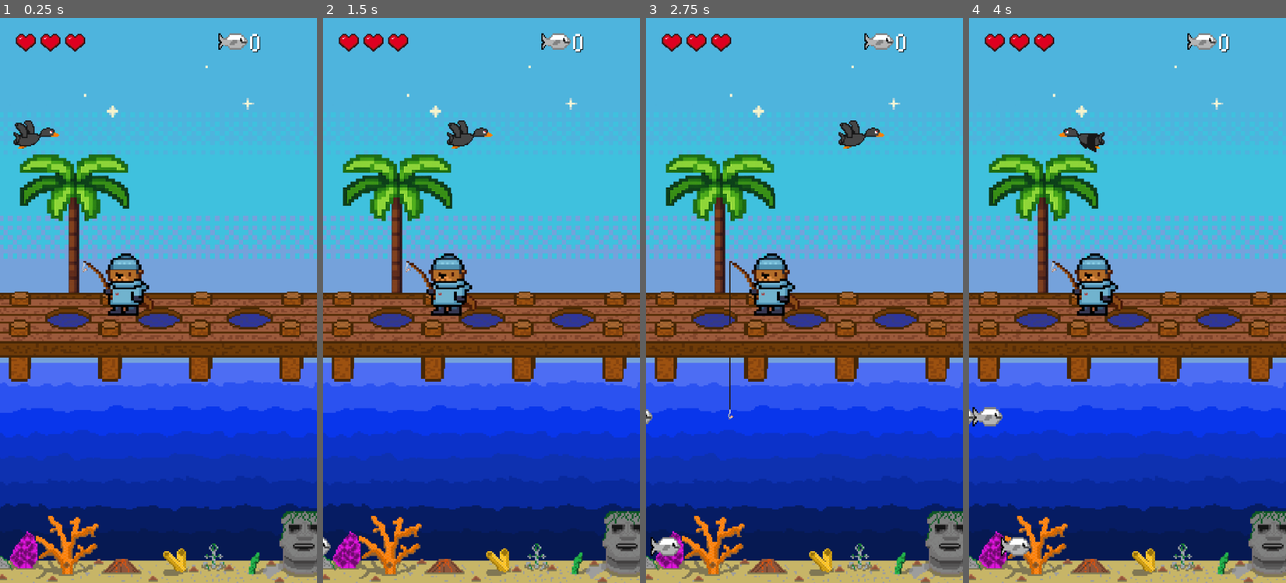
Above: before the commit, frames 1-4 (left to right).
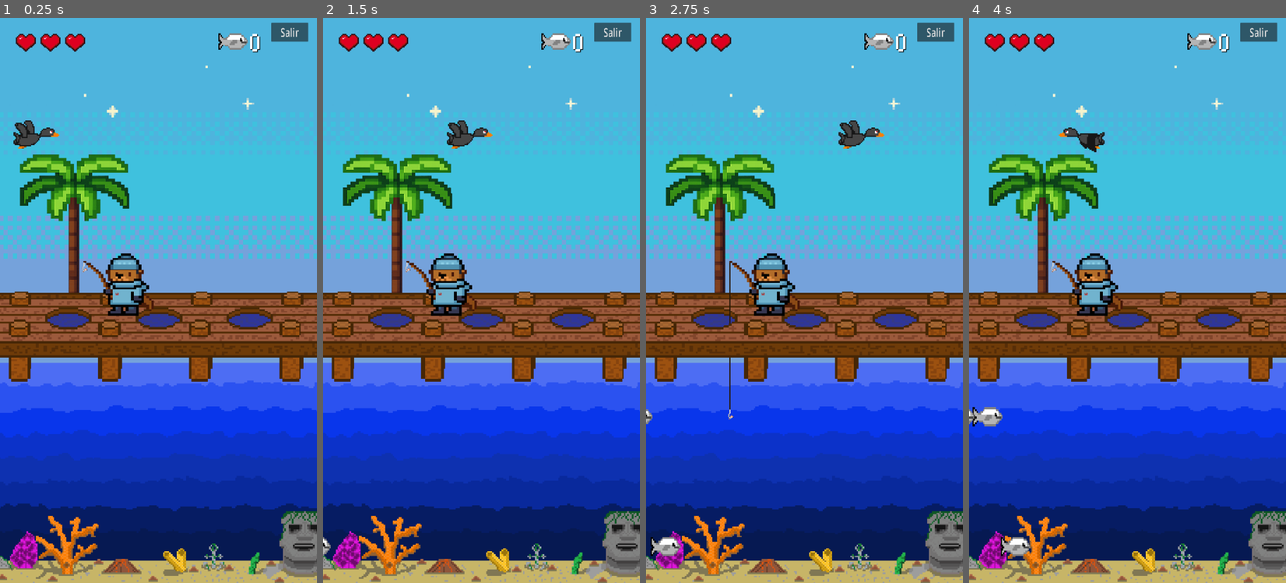
Above: after the commit, the same moments.

Repository: yurtexz/Otter-Catch
Game: Godot game, scene res://Multijugador/Escenas/JuegoMultiplayer.tscn
The game is run twice, just before and just after one commit, with the same random seed, the same clock (stepped at 60 frames per second) and the same inputs. This scene is started directly instead of the project's main scene.
Inputs (mouse positions are in pixels of both pictures, inside the frame that each line leads up to):
- Up to frame 1 (0.25 s): no input
- Up to frame 2 (1.5 s): move the mouse to (551, 272) at 0.52 s; click (551, 272) at 0.67 s; drag from (418, 328) to (465, 413) at 1.27 s
- Up to frame 3 (2.75 s): move the mouse to (836, 176) at 2.02 s; click (836, 176) at 2.17 s
- Up to frame 4 (4 s): drag from (1111, 413) to (1051, 334) at 2.77 s; move the mouse to (1222, 385) at 3.52 s; click (1222, 385) at 3.67 s

The runs differ from the first frame. In frame 1, 0.4% of the frame differs, in the area x 85-98%, y 0-5%; in frame 2, 0.4%; in frame 3, 0.4%; in frame 4, 0.4%.

Commit message:
Juego ahora si

Diff:
--- a/Multijugador/Escenas/JuegoMultiplayer.tscn
+++ b/Multijugador/Escenas/JuegoMultiplayer.tscn
@@ -241,5 +241,14 @@
 scale = Vector2(5.78762, 3.67682)
 texture = ExtResource("19_wlvsp")
 
+[node name="Salir" type="Button" parent="."]
+offset_left = 1265.0
+offset_top = 16.0
+offset_right = 1437.0
+offset_bottom = 79.0
+theme_override_font_sizes/font_size = 40
+text = "Salir"
+
 [connection signal="area_entered" from="Mundo/Otter/Rod/AreaCuerda" to="Mundo/Otter/Rod/Line" method="_on_AreaCuerda"]
 [connection signal="area_entered" from="Mundo/Otter/Area2D" to="Mundo/Otter" method="_on_area_2d_area_entered"]
+[connection signal="pressed" from="Salir" to="." method="_on_salir_pressed"]
--- a/Multijugador/Scripts/juego_multiplayer.gd
+++ b/Multijugador/Scripts/juego_multiplayer.gd
@@ -14,6 +14,17 @@
 
 	var data = JSON.parse_string(msg)
 	var evento : String = data.get("event", "")
+	print(evento)
+	if evento == "close-match":
+		print("🏆 [MATCH] ¡Oponente se desconecto! Victoria")
+		var payloadwin := {"VICTORY":"game-ended"}
+		Network.send_game_data(payloadwin)
+		SfxControler.clap()
+		var game_over_screen = load("res://Multijugador/Escenas/GameoverMult.tscn").instantiate()
+		var label = game_over_screen.get_node("CanvasLayer/Label")
+		label.text = "VICTORIA"
+		get_tree().current_scene.add_child(game_over_screen)
+		get_tree().paused = true
 	if evento == "receive-game-data":
 		var data_interna = data.get("data", {})
 		var payload = data_interna.get("payload", {})
@@ -32,13 +43,36 @@
 			get_tree().current_scene.add_child(game_over_screen)
 			get_tree().paused = true
 
-	if evento == "player-disconnected":
-		print("🏆 [MATCH] ¡Oponente se desconecto! Victoria")
-		var payloadwin := {"VICTORY":"game-ended"}
-		Network.send_game_data(payloadwin)
-		SfxControler.clap()
-		var game_over_screen = load("res://Multijugador/Escenas/GameoverMult.tscn").instantiate()
-		var label = game_over_screen.get_node("CanvasLayer/Label")
-		label.text = "VICTORIA"
-		get_tree().current_scene.add_child(game_over_screen)
-		get_tree().paused = true
+
+
+func _on_salir_pressed() -> void:
+	# (1) Declarar derrota ANTES de salir
+	Network.send_game_data({
+		"type": "defeat"
+	})
+
+	# Esperar pequeño delay para asegurar que el server lo recibe
+	await get_tree().create_timer(0.1).timeout
+
+	# (2) Enviar quit-match
+	print("📤 Enviando quit-match…")
+	Network.ws.send_text(JSON.stringify({
+		"event": "quit-match"
+	}))
+
+	# (3) Limpiar datos locales
+	var manager = get_node_or_null("/root/Multiplayer")
+	if manager:
+		manager.match_id = ""
+		manager.match_status = "WAITING_PLAYERS"
+		manager.jugadores_del_match.clear()
+
+	# (4) Cerrar WebSocket
+	print("🔌 Cerrando WebSocket…")
+	Network.apagar()
+
+	await get_tree().create_timer(0.2).timeout
+
+	# (5) Volver al menú
+	print("🏠 Menú principal")
+	get_tree().change_scene_to_file("res://main_menu.tscn")
--- a/Multijugador/Scripts/otterMult.gd
+++ b/Multijugador/Scripts/otterMult.gd
@@ -13,7 +13,6 @@
 @onready var cor1 := $"../../RedHeart16x16"
 @onready var cor2 := $"../../RedHeart16x17"
 @onready var cor3 := $"../../RedHeart16x18"
-
 # Umbrales del gesto
 const SWIPE_TIME_MAX := 0.60
 const SWIPE_RATIO_MAX := 0.8
--- a/Mundo/rod.gd
+++ b/Mundo/rod.gd
@@ -13,7 +13,6 @@
 @onready var bait: Node2D = $Bait
 var fish_hooked: Area2D = null
 var dorado_en:= false
-
 var level := 0            # 0 = retraída, 1 = media, 2 = profunda
 var rope_len := 0.0
 var tween: Tween
@@ -44,6 +43,7 @@
 	bait.global_position = end
 
 func lower_one_level() -> void:
+
 	if level == 0:
 		SfxControler.splash()
 
Not shown: 1 places in Multijugador/Escenas/JuegoMultiplayer.tscn that only renumber resources
Not shown: 2 places in Mundo/thegame.tscn that only renumber resources
